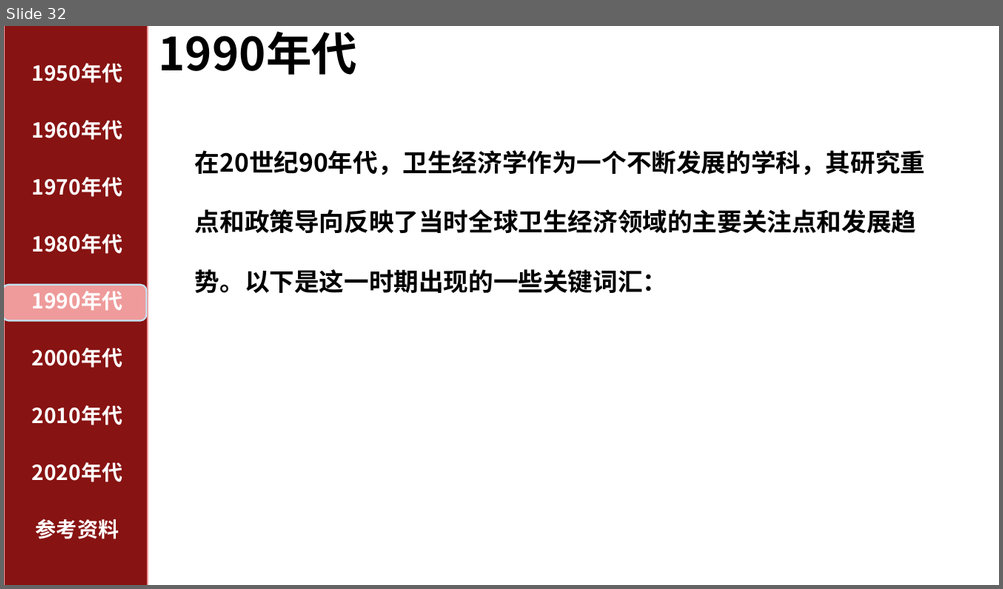
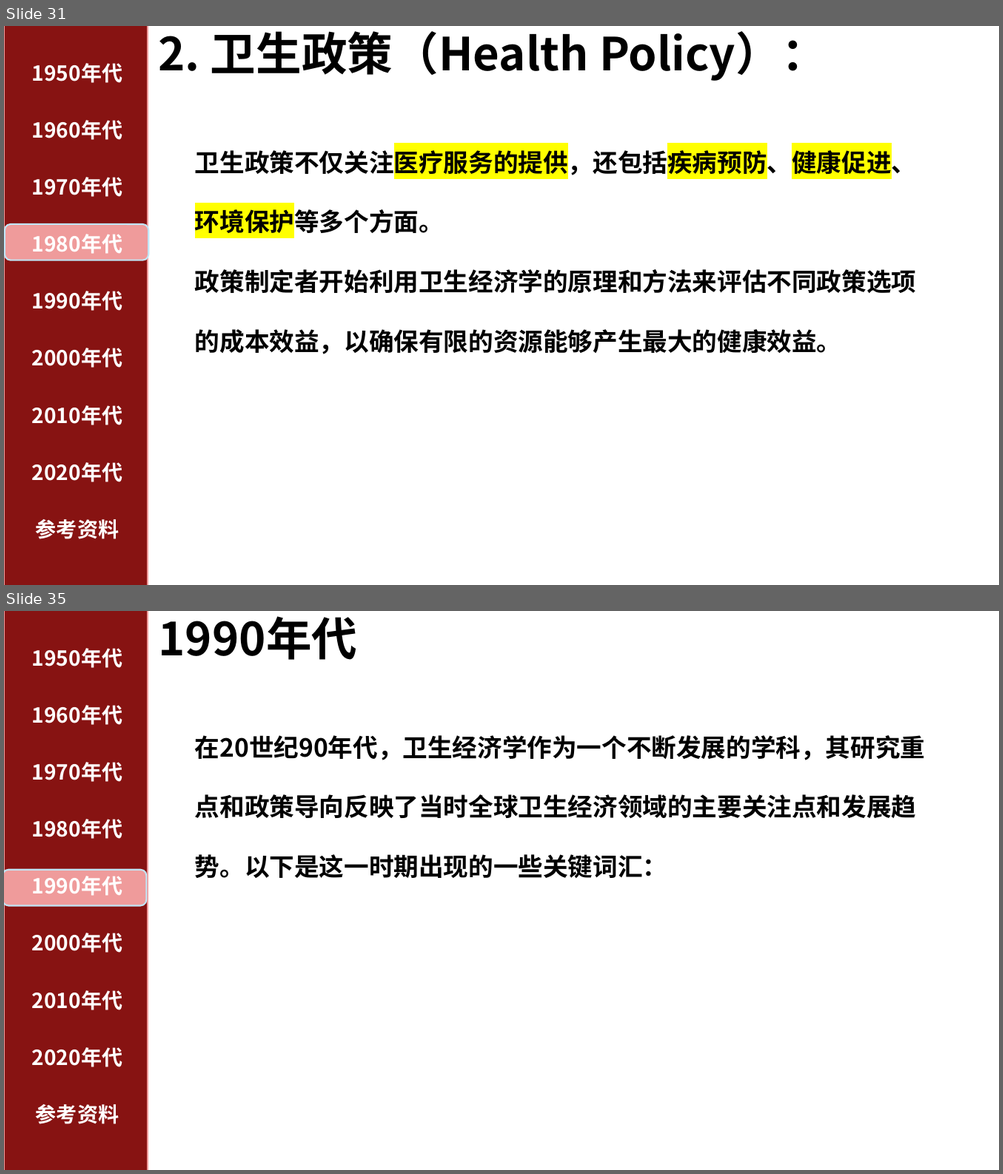
Before and after one commit to Aojiang-code/Aojiang-code.github.io, a slide deck: 05预防专业课/05卫生经济学/01课堂作业/PPT/卫生经济学热点词.pptx. Shown one above the other, each under a label of ours: slide 32 before the commit, slides 31 and 35 after it; the slides between them are not shown. The pictures are 1003x589 and 1003x1174 pixels, drawn with LibreOffice and Linux fonts; fonts in the diff are those of the drawing. Boxes give left, top, right and bottom in pixels: in the first picture for what was removed or moved away, otherwise in the second. Text is boxed around its words. In the diff, an @@ line names an element or a change of style, - is before the commit and + after.

```diff
--- a/05预防专业课/05卫生经济学/01课堂作业/PPT/卫生经济学热点词.pptx
+++ b/05预防专业课/05卫生经济学/01课堂作业/PPT/卫生经济学热点词.pptx
@@ slide 31 added at (4, 26, 999, 585), background #FFFFFF @@
@@ rectangle added at (4, 26, 148, 585), fill #871312, outline #EF9B9B 1.5 pt @@
@@ title added at (159, 31, 827, 81), 44 pt, text #000000, bold @@
+2. 卫生政策（Health Policy）：
@@ text added at (32, 63, 122, 83), 20 pt, text #FFFFFF, bold @@
+1950年代
@@ text added at (32, 120, 122, 140), 20 pt, text #FFFFFF, bold @@
+1960年代
@@ text added at (195, 146, 916, 355), 24 pt, text #000000, bold @@
+卫生政策不仅关注医疗服务的提供，还包括疾病预防、健康促进、环境保护等多个方面。
+政策制定者开始利用卫生经济学的原理和方法来评估不同政策选项的成本效益，以确保有限的资源能够产生最大的健康效益。
@@ text added at (32, 177, 122, 197), 20 pt, text #FFFFFF, bold @@
+1970年代
@@ rounded rectangle added at (5, 224, 149, 261), fill #EF9B9B, outline #C1E5F5 1.5 pt @@
@@ text added at (32, 234, 122, 254), 20 pt, text #FFFFFF, bold @@
+1980年代
@@ text added at (32, 291, 122, 311), 20 pt, text #FFFFFF, bold @@
+1990年代
@@ freeform shape added at (485, 315, 518, 342), fill #FFFFFF @@
@@ text added at (32, 348, 122, 368), 20 pt, text #FFFFFF, bold @@
+2000年代
@@ text added at (32, 406, 122, 426), 20 pt, text #FFFFFF, bold @@
+2010年代
@@ text added at (32, 463, 122, 483), 20 pt, text #FFFFFF, bold @@
+2020年代
@@ text added at (36, 520, 119, 540), 20 pt, text #FFFFFF, bold @@
+参考资料
@@ what was slide 32 is now slide 35 @@
```
Also in this commit, not shown: 37 slides changed, 30 other slides added, 1 other file.
